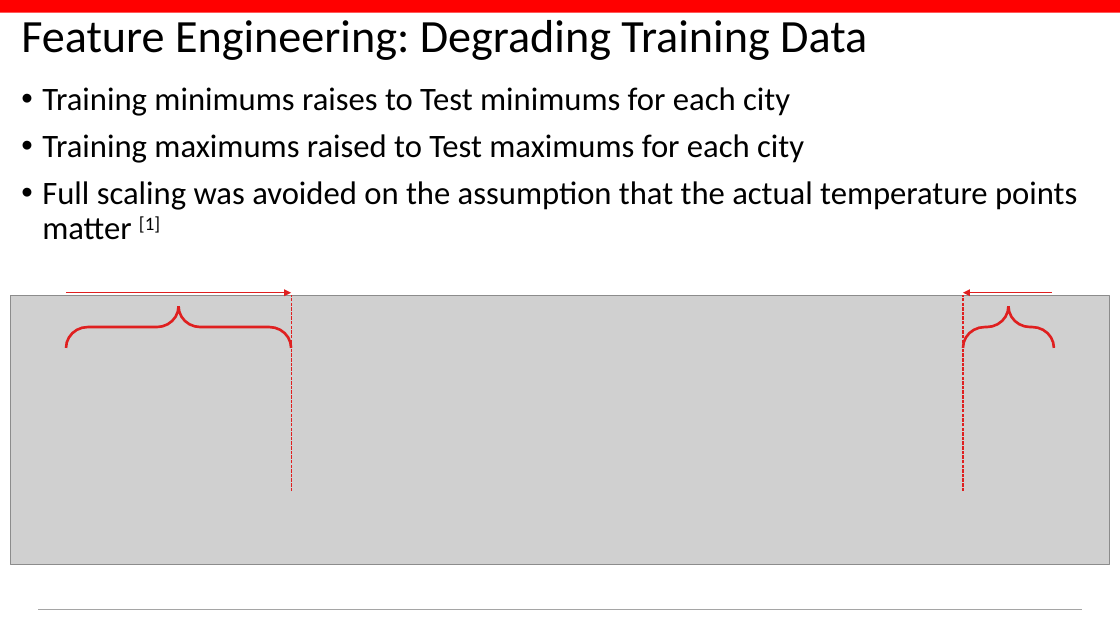
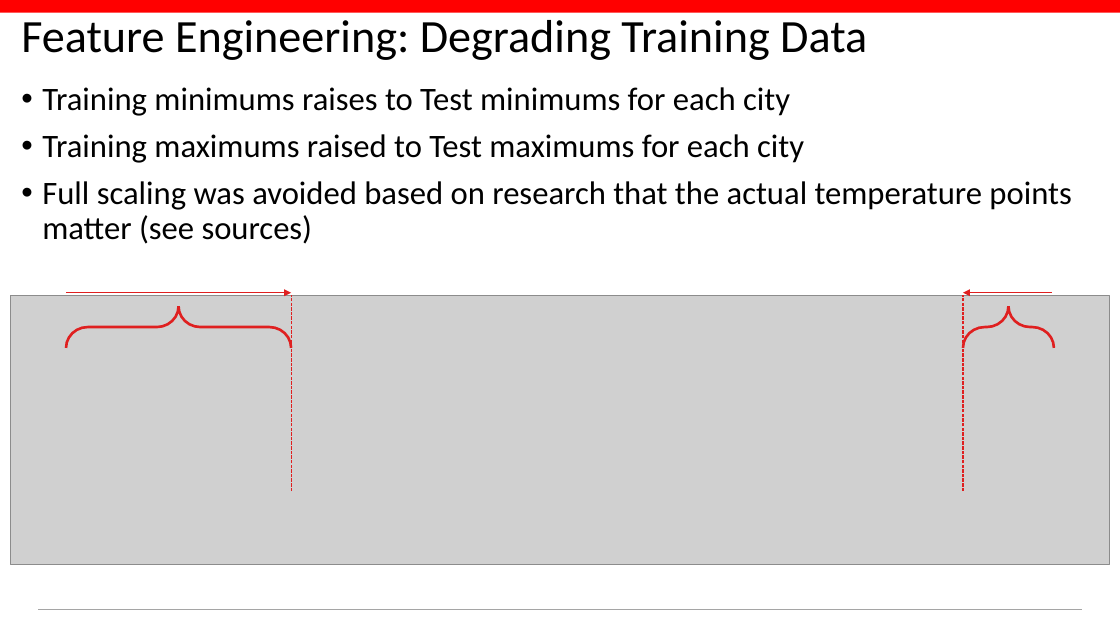
Before and after one commit to conditg/deng-ai, a slide deck: slide 6 of DengAI.pptx. Drawn at 1120x630 pixels with LibreOffice and Linux fonts; fonts in the diff are those of the drawing; grey boxes stand for pictures; background and template pictures are left out. Boxes give left, top, right and bottom in pixels: in the first picture for what was removed or moved away, otherwise in the second. Text is boxed around its words. In the diff, an @@ line names an element or a change of style, - is before the commit and + after.

Commit message:
LSTM training added to presentation

```diff
--- a/DengAI.pptx
+++ b/DengAI.pptx
@@ text at (42, 181, 1071, 244): text changed @@
-• Full scaling was avoided on the assumption that the actual temperature points matter [1]
+• Full scaling was avoided based on research that the actual temperature points matter (see sources)
```
Also in this commit, not shown: 2 other slides changed, 5 slides added, 2 slides removed, 3 other files.
